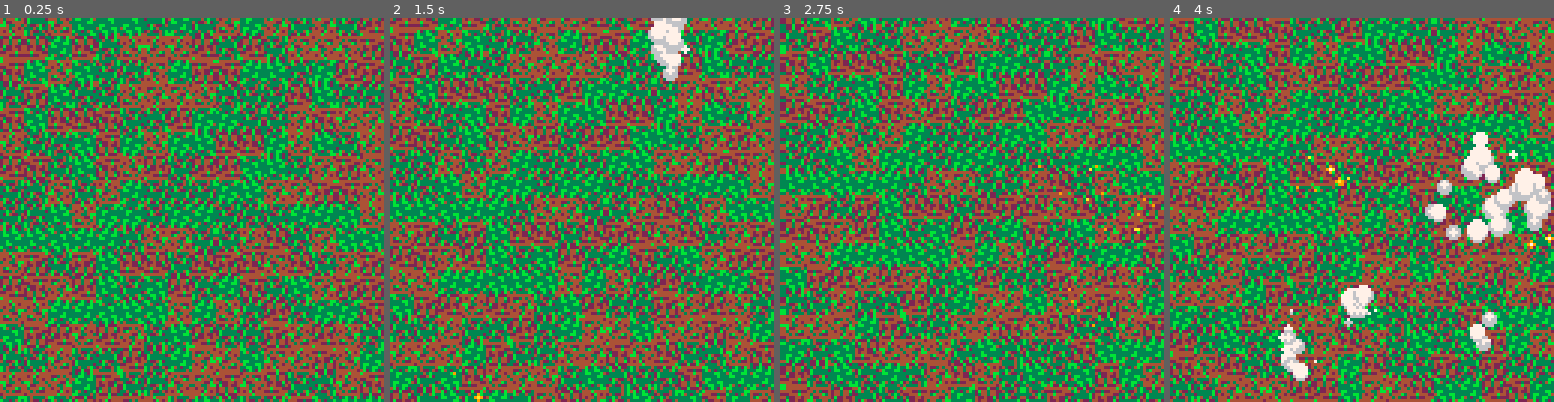
Above: before the commit, frames 1-4 (left to right).
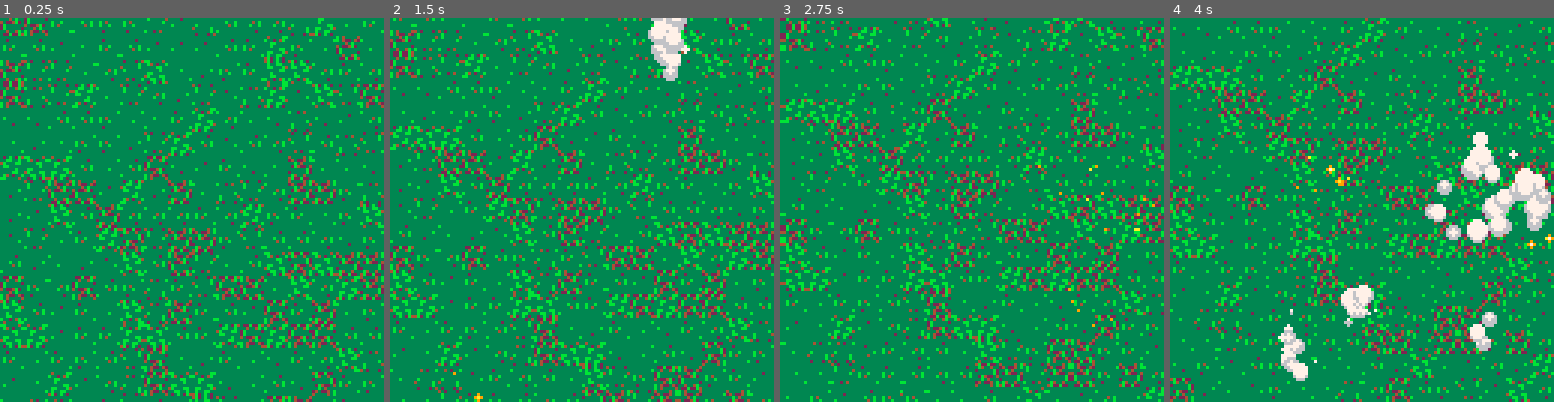
Above: after the commit, the same moments.

Repository: FreeCodeCampGuam/LavaFlow
Game: PICO-8 cartridge lavaflow.p8
Two runs of this game, one before a commit and one after it. Both use one fixed random seed, a clock stepped at 60 frames per second and the inputs below.
Inputs:
- Up to frame 1 (0.25 s): no input
- Up to frame 2 (1.5 s): tap X (X key) at 0.33, 1.07 s; tap O (Z key) at 0.7 s
- Up to frame 3 (2.75 s): hold Right 1.6-2.1 s; tap O (Z key) at 1.7, 2.1, 2.5 s; tap X (X key) at 1.85 s; hold Up 2.15-2.42 s; hold Right from 2.47 s (still down)
- Up to frame 4 (4 s): tap O (Z key) at 2.9, 3.3, 3.7 s; tap X (X key) at 2.97 s; release Right at 3.03 s; hold Left 3.08-3.58 s; hold Down 3.63-3.97 s

The runs differ from the first frame. In frame 1, 58% of the frame differs, in the area x 0-100%, y 0-100%; in frame 2, 57%; in frame 3, 57%; in frame 4, 55%.

Commit message:
[art] more grass

Diff:
--- a/lavaflow.p8
+++ b/lavaflow.p8
@@ -361,7 +361,7 @@
 
 function create_bg_tile()
  local bg = {}
-  choices = {93, 77, 92, 76} --{14,15,30,31}
+  choices = {78, 94, 93, 94, 77, 79, 95} --{14,15,30,31}
   -- assumes large tile is square
   for i=1,(tilew/8)*(tilew/8) do
    ci = flr(rnd(#choices)+1)
@@ -506,22 +506,22 @@
 21111211242111247421124444211124999a7447747a9999999a7447747a9999999a744777a999999999a74777a9999900000008800000000000000800000000
 421112112422112474422447744222449999a77aa7a999999999a77aa7a999999999a77aaa9999999999a77aaa99999960000006500000056000000600000000
 4422242244442244a744447aa744444799999aa99a99999999999aa99a99999999999aa99999999999999aa99999999965888865658888656588886500000000
-4997000000000000994449a7000000002499994449a700009424449aa942249a94212494211112494421124421111244444b44444b22b2230000000000000000
-249a7000000000009422249a7000000012499422249a70004212224994211249942112442111124944211124211112224442b4243b4334330000000000000000
-2499a7000000000042111249a7000000124942111249a70042111224942111244211112421111124421111242111111142443444233333b20000000000000000
-12499a700000000042122499a7000000124942122499a700211112499421224942111124421112494211111242111111344334bb333333b20000000000000000
-2499a7000000000094244999a7000000124994244999a700211124999942449a42111124421121244211111242112122444422b432b422340000000000000000
-4999a70000000000a949999a700000002499a949999a700021122499a99499a74211124994224249421111124422422443b4443433b343330000000000000000
-99999a70000000007a9999a770000000449a7a99999a70004224499a7a9999a74211249a9444499a2111112442444444422343442432243b0000000000000000
-44999a7000000000a944999aa70000009999a944999a700094499999a994499a42112499422224992111212421222224444444424333343b0000000000000000
-22499a7000000000942249999a70000099999422499a7000a999449999422499212244442111124922224242111111124222b2234b23b3230000000000000000
-112499a700000000421124999a700000999942112499a700a994224994211249424422421111124912442442111111122b4434423b33bb330000000000000000
-12499a7000000000421112499a700000249942111249a700a94212494211112494421242111111241242124211111124234434423bb333b40000000000000000
-1249a7000000000042111249a7000000124942111249a700942112494211112494211244221111242421124421111112422422b233333bb30000000000000000
-249a70000000000042112499a7000000124942112499a7009421124942111249942111244421112442111124421111124244223433b333330000000000000000
-499a7000000000004212499a7000000012494212499a700042111124942124994211111249421124211111124211111244b4442233bb33330000000000000000
-99a7000000000000942499a7000000002499942499a7000094221249a942499a9421111249422249211111124211112422322444b33234b30000000000000000
-9a70000000000000a949aa70000000004999a949aa7000004214249a7a949aa7a94222249994449a42211224442222444444444b343333bb0000000000000000
+4997000000000000994449a7000000002499994449a700009424449aa942249a94212494211112494421124421111244444b44444b22b2234323332333333333
+249a7000000000009422249a7000000012499422249a70004212224994211249942112442111124944211124211112224442b4243b4334333b33333333333333
+2499a7000000000042111249a7000000124942111249a70042111224942111244211112421111124421111242111111142443444233333b23b33333433323333
+12499a700000000042122499a7000000124942122499a700211112499421224942111124421112494211111242111111344334bb333333b2333333b333333333
+2499a7000000000094244999a7000000124994244999a700211124999942449a42111124421121244211111242112122444422b432b4223433333333333333b3
+4999a70000000000a949999a700000002499a949999a700021122499a99499a74211124994224249421111124422422443b4443433b343333333333333333333
+99999a70000000007a9999a770000000449a7a99999a70004224499a7a9999a74211249a9444499a2111112442444444422343442432243bb332343333333333
+44999a7000000000a944999aa70000009999a944999a700094499999a994499a42112499422224992111212421222224444444424333343b3333333333333333
+22499a7000000000942249999a70000099999422499a7000a999449999422499212244442111124922224242111111124222b2234b23b3233333333333333333
+112499a700000000421124999a700000999942112499a700a994224994211249424422421111124912442442111111122b4434423b33bb333333323333333333
+12499a7000000000421112499a700000249942111249a700a94212494211112494421242111111241242124211111124234434423bb333b43333333333333333
+1249a7000000000042111249a7000000124942111249a700942112494211112494211244221111242421124421111112422422b233333bb3333b33b3333b3333
+249a70000000000042112499a7000000124942112499a7009421124942111249942111244421112442111124421111124244223433b33333333343b333333333
+499a7000000000004212499a7000000012494212499a700042111124942124994211111249421124211111124211111244b4442233bb33333333333333333333
+99a7000000000000942499a7000000002499942499a7000094221249a942499a9421111249422249211111124211112422322444b33234b3b3333333b3333333
+9a70000000000000a949aa70000000004999a949aa7000004214249a7a949aa7a94222249994449a42211224442222444444444b343333bb3333333333333333
 00000000000000000000000000000000000000000000000000000000000000000000000000000000000000000000000000000000000000000000000000000000
 00000000000000000000000000000000000000000000000000000000000000000000000000000000000000000000000000000000000000000000000000000000
 00000000000000000000000000000000000000000000000000000000000000000000000000000000000000000000000000000000000000000000000000000000
